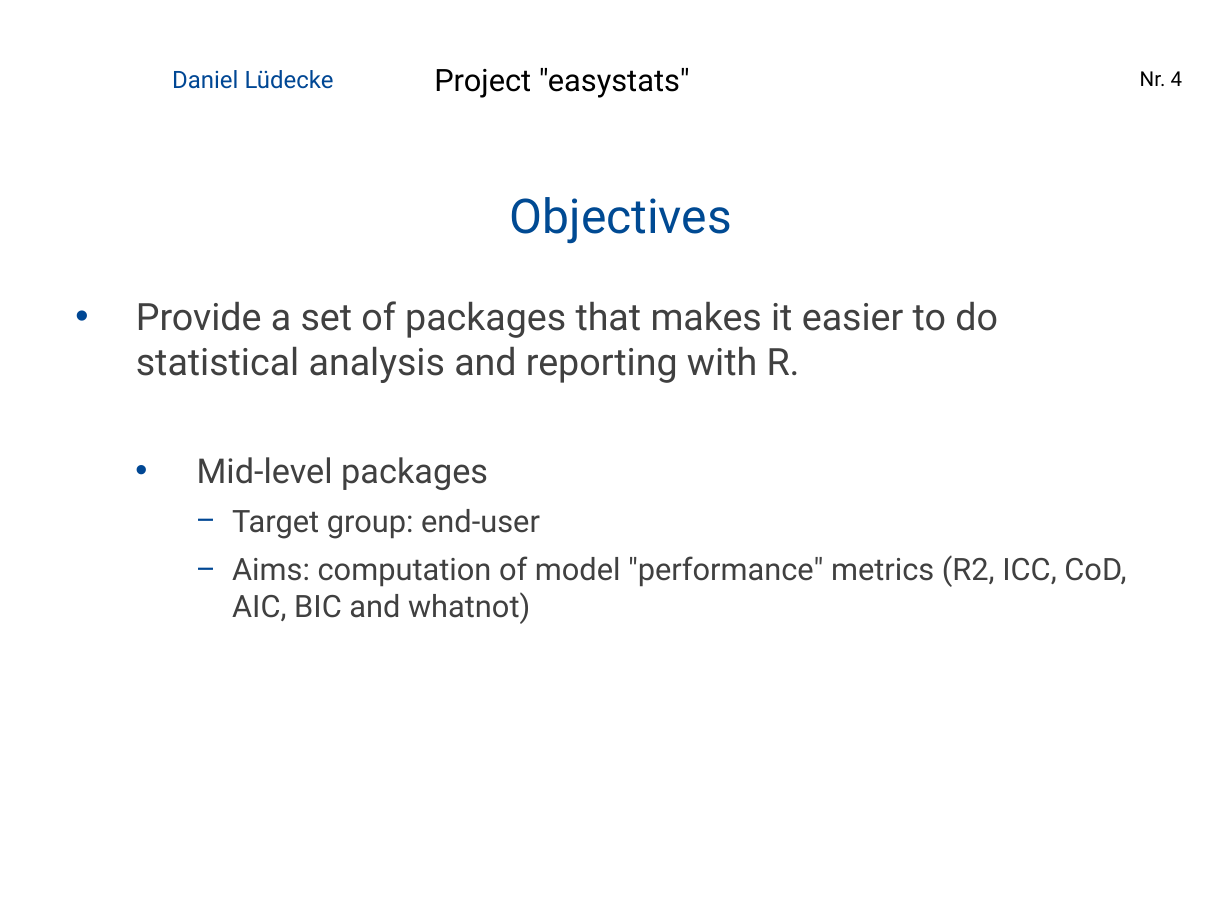
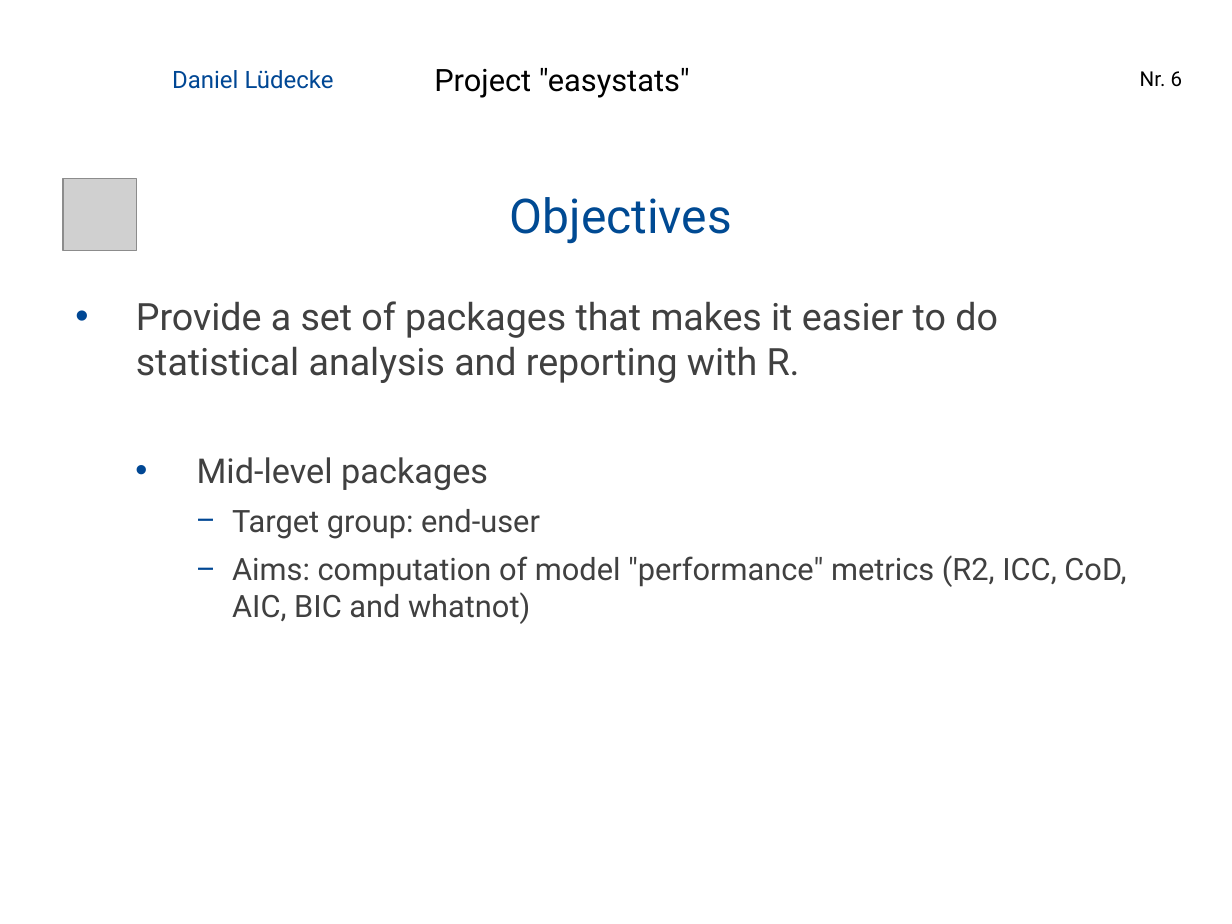
Before and after one commit to easystats/easystats, a slide deck: slide 6 of presentations/2019-02_Hamburg_RUG/1902 Hamburg RUG easystats.pptx (slide 4 before the commit). Drawn at 1232x924 pixels with LibreOffice and Linux fonts; fonts in the diff are those of the drawing; grey boxes stand for pictures; background and template pictures are left out. Boxes give left, top, right and bottom in pixels: in the first picture for what was removed or moved away, otherwise in the second. Text is boxed around its words. In the diff, an @@ line names an element or a change of style, - is before the commit and + after.

```diff
--- a/presentations/2019-02_Hamburg_RUG/1902 Hamburg RUG easystats.pptx
+++ b/presentations/2019-02_Hamburg_RUG/1902 Hamburg RUG easystats.pptx
@@ page number at (x1=1140, y1=71, x2=1183, y2=87): text changed @@
-Nr. 4
+Nr. 6
@@ picture added at (x1=63, y1=179, x2=136, y2=251) @@
```
Also in this commit, not shown: 3 other slides changed, 2 slides added, 1 other file.
